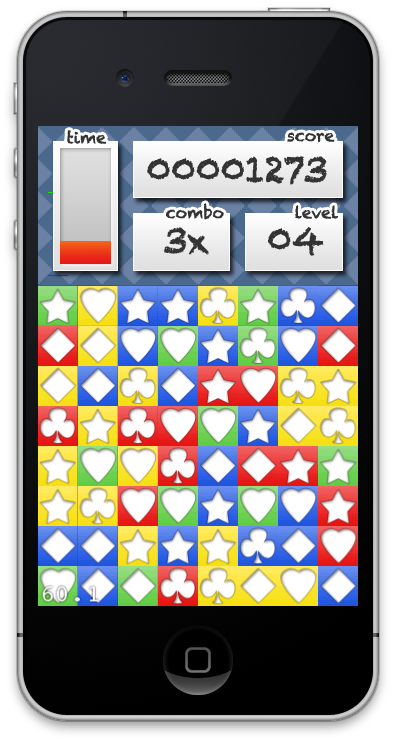
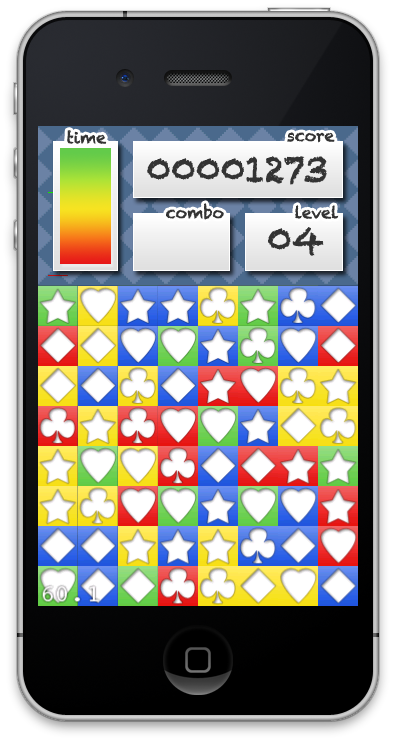
The second 396x744 image is a revision of the first. Changes to its layers:
hid "3x" over [164, 227, 209, 255]
showed "Time Gradient (full)" over [60, 148, 111, 241]
